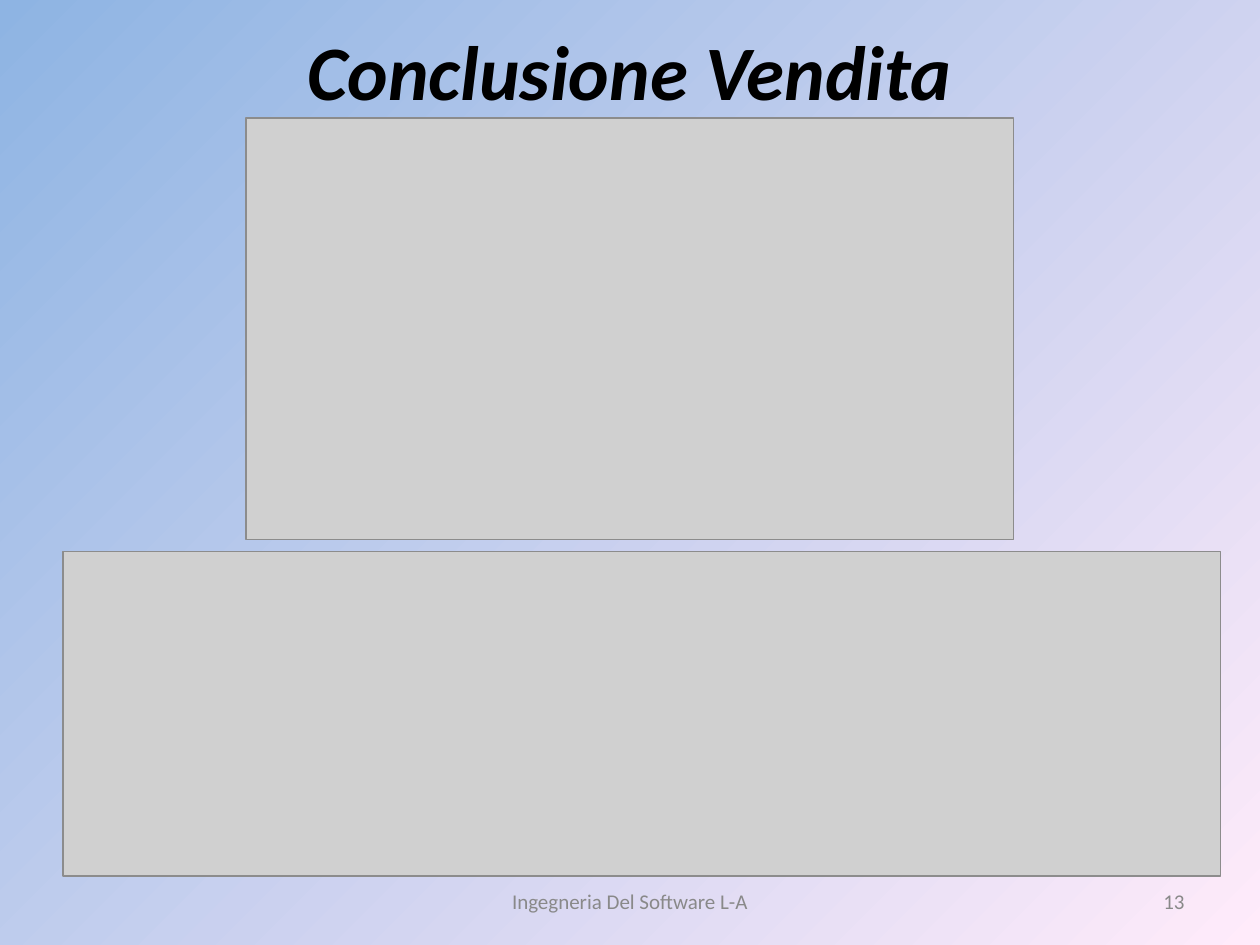
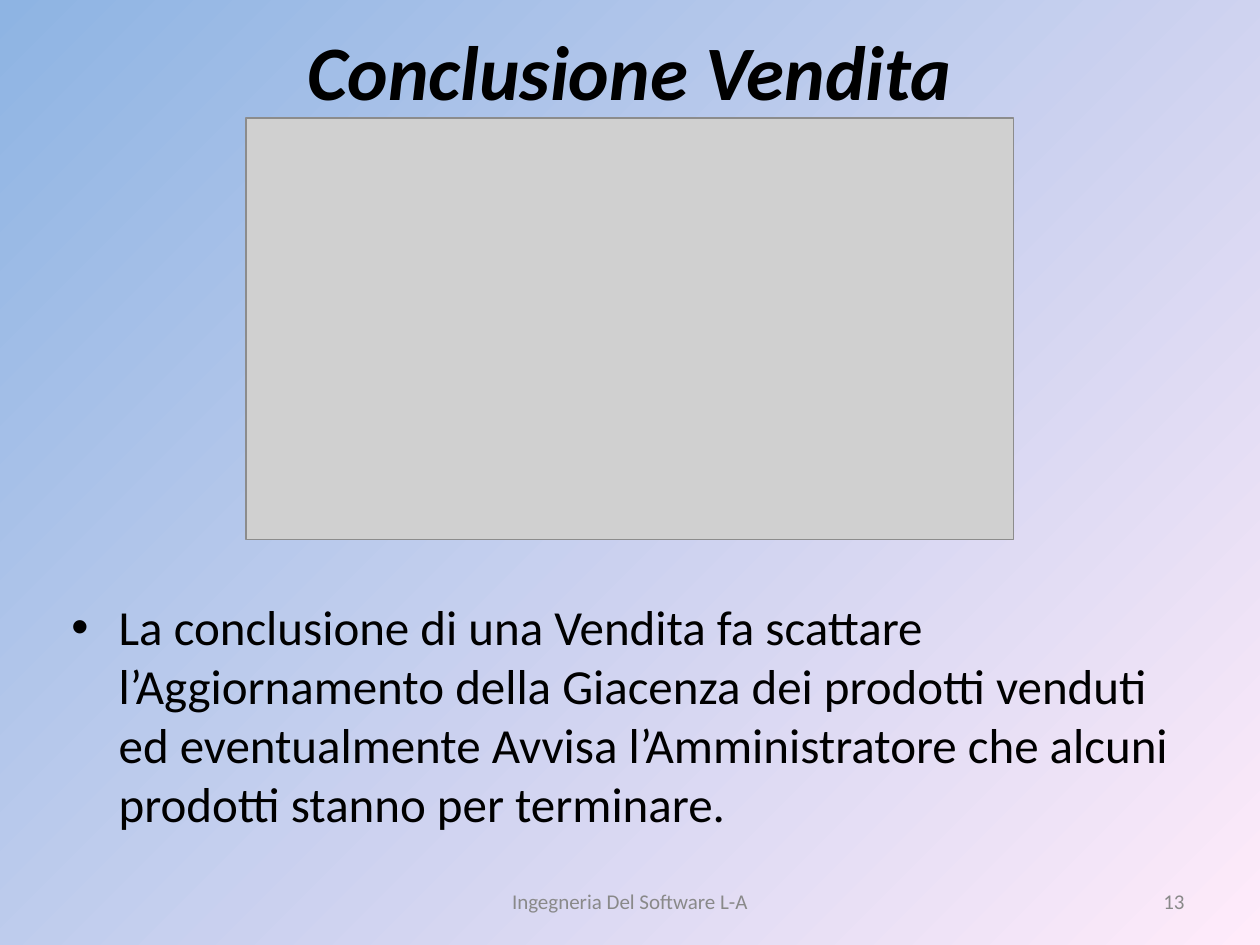
Before and after one commit to liannario/ingsoftbo, a slide deck: slide 13 of ViaggiateSicuri.ppt. Drawn at 1260x945 pixels with LibreOffice and Linux fonts; fonts in the diff are those of the drawing; grey boxes stand for pictures. Boxes give left, top, right and bottom in pixels: in the first picture for what was removed or moved away, otherwise in the second. Text is boxed around its words. In the diff, an @@ line names an element or a change of style, - is before the commit and + after.

```diff
--- a/ViaggiateSicuri.ppt
+++ b/ViaggiateSicuri.ppt
@@ picture removed at <box>63,552,1221,877</box> @@
@@ text added at <box>119,611,1168,830</box>, 28 pt, text #000000 @@
+• La conclusione di una Vendita fa scattare l’Aggiornamento della Giacenza dei prodotti venduti ed eventualmente Avvisa l’Amministratore che alcuni prodotti stanno per terminare.
```
Also in this commit, not shown: 1 other slide changed.
